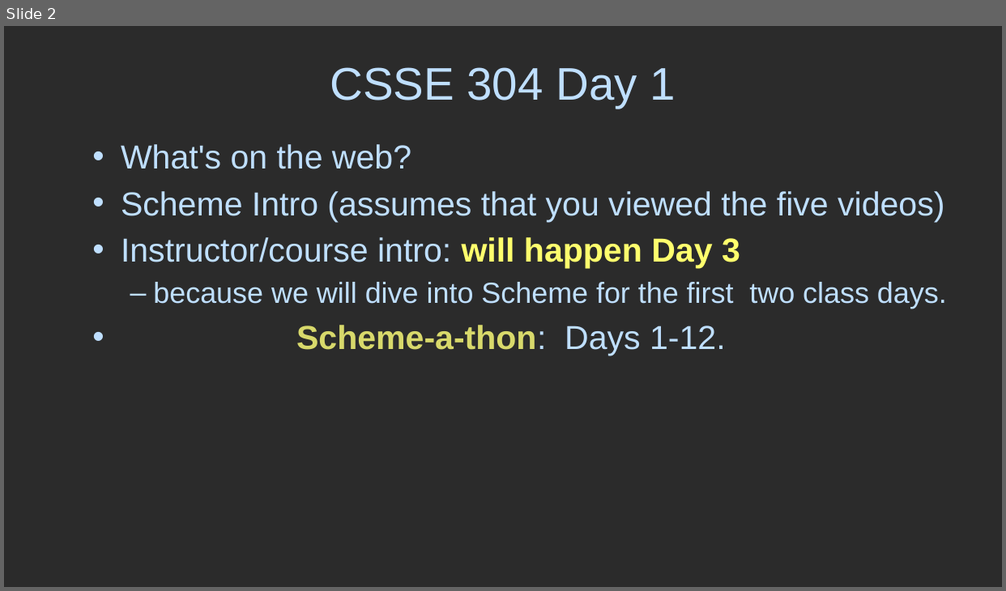
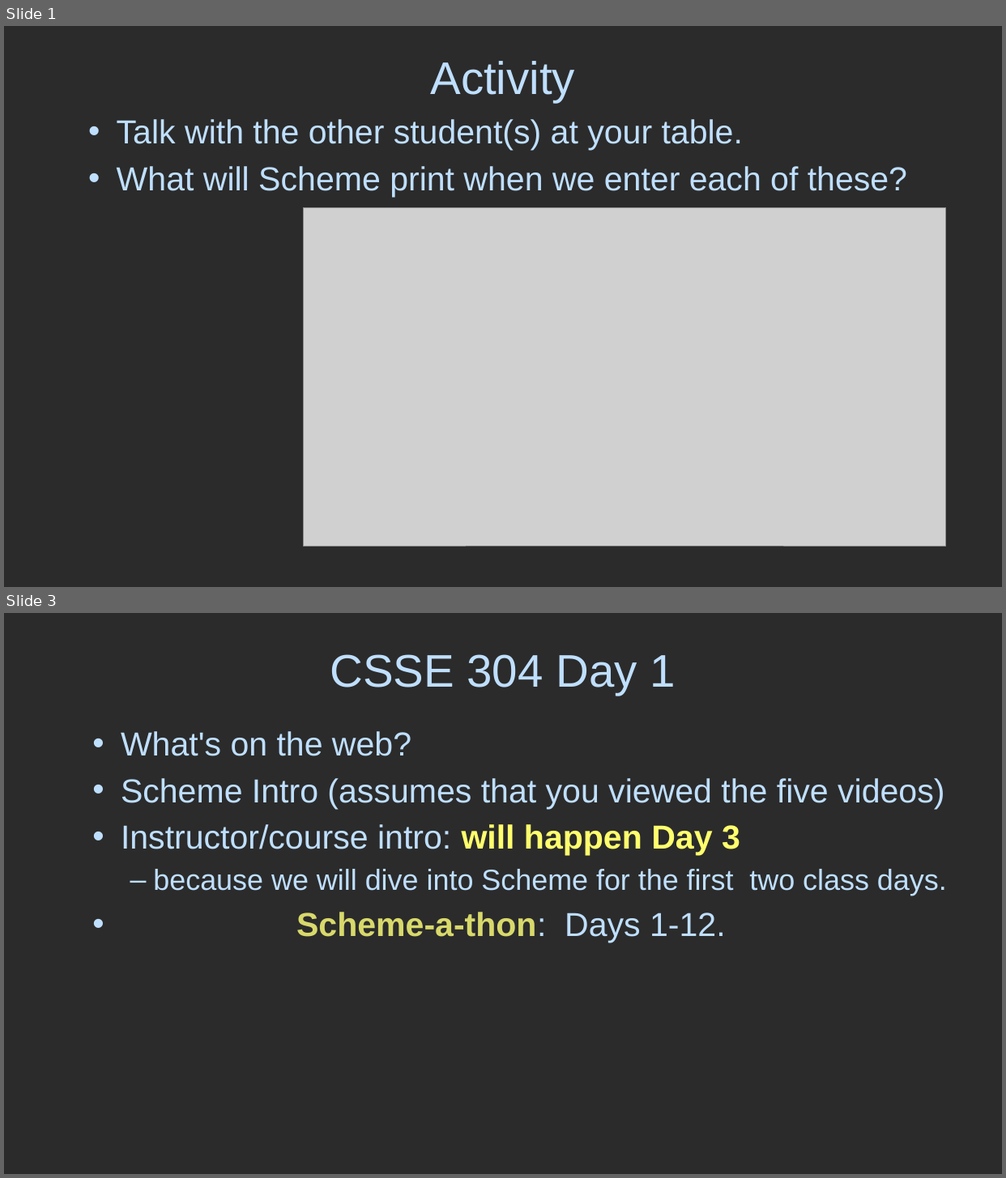
Before and after one commit to RHIT-CSSE/csse304, a slide deck: ClassMaterials/SchemeIntro/SchemeIntro.pptx. Shown one above the other, each under a label of ours: slide 2 before the commit, slides 1 and 3 after it; the slides between them are not shown. The pictures are 1006x591 and 1006x1178 pixels, drawn with LibreOffice and Linux fonts; fonts in the diff are those of the drawing; grey boxes stand for pictures; background and template pictures are left out; a plain dark background stands for a picture behind light text. Boxes give left, top, right and bottom in pixels: in the first picture for what was removed or moved away, otherwise in the second. Text is boxed around its words. In the diff, an @@ line names an element or a change of style, - is before the commit and + after.

```diff
--- a/ClassMaterials/SchemeIntro/SchemeIntro.pptx
+++ b/ClassMaterials/SchemeIntro/SchemeIntro.pptx
@@ slide 1 added at box(4, 26, 1002, 587), background picture (left out) @@
@@ title added at box(430, 61, 575, 102), 44 pt, text #BFDFFF @@
+Activity
@@ text added at box(117, 119, 907, 197), 32 pt, text #BFDFFF @@
+• Talk with the other student(s) at your table.
+• What will Scheme print when we enter each of these?
@@ picture added at box(304, 208, 946, 546) @@
@@ what was slide 2 is now slide 3 @@
```
Also in this commit, not shown: 2 slides changed, 1 other file.
